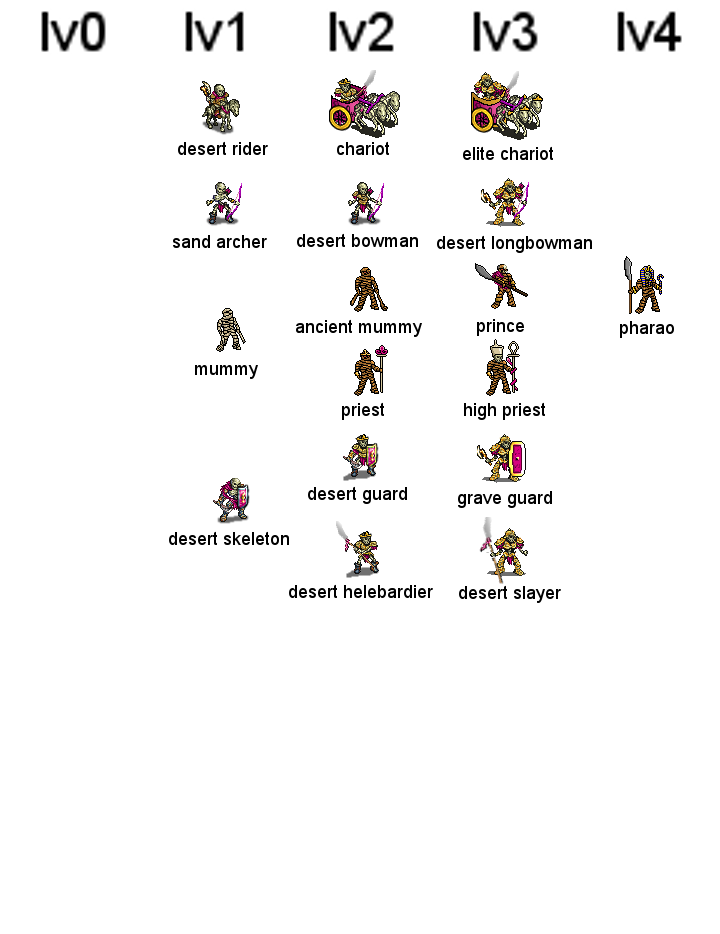
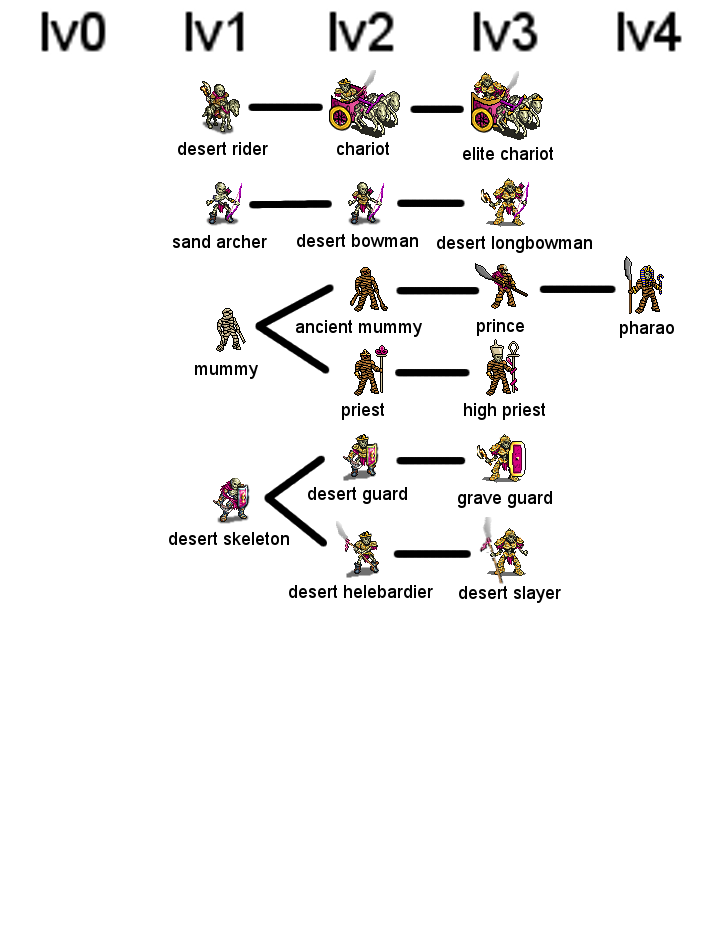
Layers edited between the first and the second w=720, h=934 image:
added layer "Neue Ebene" above "desert slayer" over [248, 103, 616, 558]
